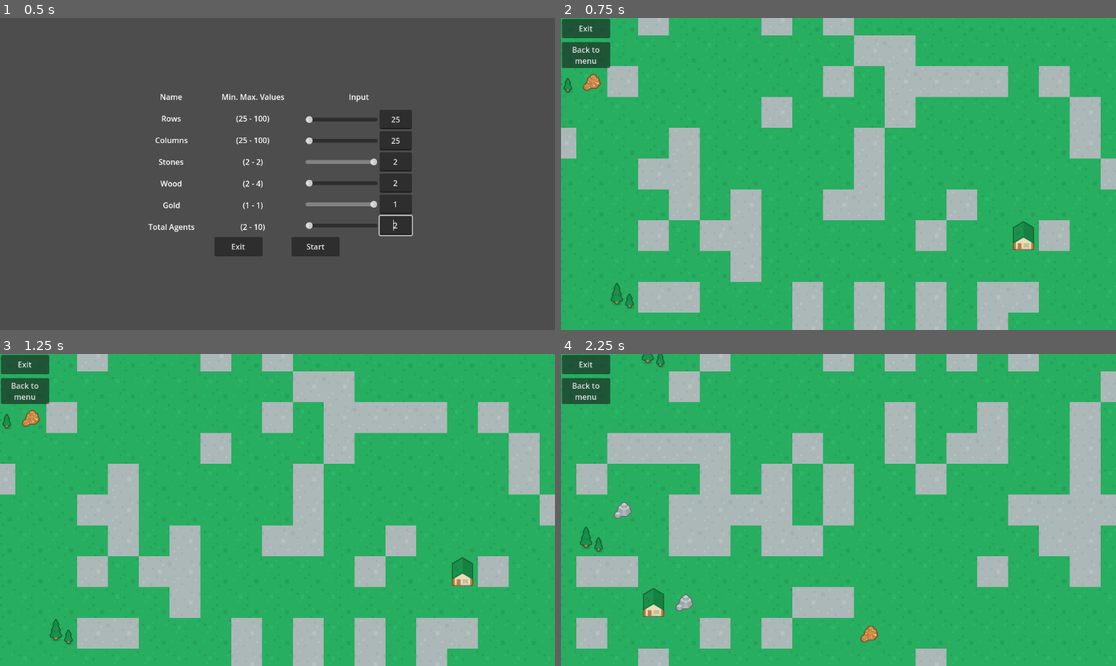
Above: before the commit, frames 1-4 (two rows, left to right).
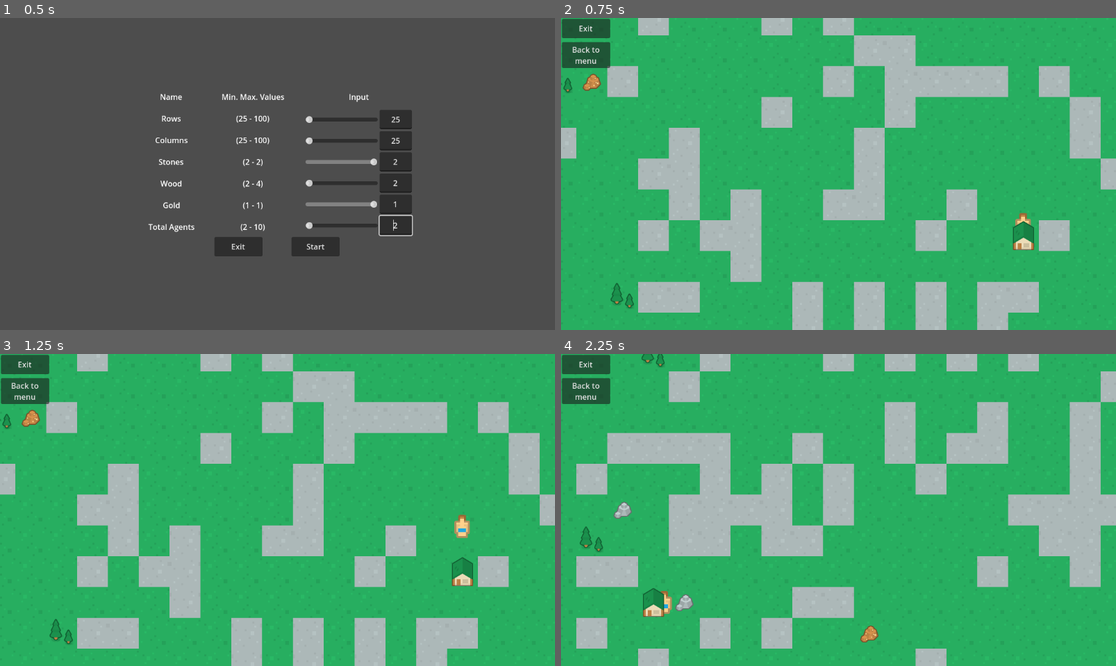
Above: after the commit, the same moments.

Repository: ApostolisSiampanis/intelligent-agents
Game: Godot game, scene res://scenes/input_screen.tscn
Same seed, same stepped clock (60 frames per second), same inputs: the game is played once before the commit and once after it.
Inputs:
- Up to frame 1 (0.5 s): no input
- Up to frame 2 (0.75 s): click "Start" at 0.5 s
- Up to frame 3 (1.25 s): no input
- Up to frame 4 (2.25 s): click "Back to menu" at 1.25 s; click "Start" at 2 s

Frame 1 is identical in both runs. In frame 2, less than 0.1% of the frame differs, in the area x 81-85%, y 62-67%; in frame 3, 0.2%, in the area x 81-85%, y 51-60%; in frame 4, 0.1%.

Commit message:
Update map_generator

Diff:
--- a/scripts/map_generator.gd
+++ b/scripts/map_generator.gd
@@ -61,98 +61,72 @@
 	# Arrays initialization
 	var map : Array
 	var available_rows: Array
-	var obstacles_per_row: Array
-	var obstacles_per_col: Array
 
 	for y in rows:
 		if y >= 1 and y <= rows-2: # first and last row are boundaries
 			available_rows.append(y)
-			obstacles_per_row.append(cols-2) # cols-2 because first and last column are boundaries
 		map.append([])
 		for x in range(1, cols-1):
-			obstacles_per_col.append(rows-2) # rows-2 because first and last row are boundaries
 			map[y].append(x)
 
 	# Tiles placement into the map
-	tiles_placement_into_the_map(map, available_rows, obstacles_per_row, obstacles_per_col)
+	tiles_placement_into_the_map(map, available_rows)
 
-	# TODO: Remove
-	# Code to spawn agent
-	var agent = AGENT.instantiate()
-	agent.position = Vector2(96, 96)
-	agent.set_tile_map(tile_map)
-	add_child(agent)
-
-func tiles_placement_into_the_map(
-	map: Array, available_rows: Array,
-	obstacles_per_row: Array, obstacles_per_col: Array
-) -> void:
+func tiles_placement_into_the_map(map: Array, available_rows: Array) -> void:
 	"""
 
 	"""
-	add_foreground_tile(map, available_rows, village_1_tile_coords,
-						obstacles_per_row, obstacles_per_col) # village 1 placement
-	add_foreground_tile(map, available_rows, village_2_tile_coords,
-						obstacles_per_row, obstacles_per_col) # village 2 placement
+	var village_1 := add_foreground_tile(map, available_rows, village_1_tile_coords) # village 1 placement
+	var village_2 := add_foreground_tile(map, available_rows, village_2_tile_coords) # village 2 placement
+
+	# Code to spawn agent
+	var agent = AGENT.instantiate()
+	var coords := map_to_local(Vector2(village_1.x, village_1.y))
+	agent.position = coords
+	agent.set_tile_map(tile_map)
 
 	for y in rows:
 		for x in cols:
 			add_background_tile(x, y) # background tile placement
 
 			if stone > 0: # stone placement
-				add_foreground_tile(map, available_rows, stone_tile_coords,
-									obstacles_per_row, obstacles_per_col)
+				add_foreground_tile(map, available_rows, stone_tile_coords)
 				stone -= 1
 			if gold > 0: # gold placement
-				add_foreground_tile(map, available_rows, gold_tile_coords,
-									obstacles_per_row, obstacles_per_col)
+				add_foreground_tile(map, available_rows, gold_tile_coords)
 				gold -= 1
 			if wood > 0: # wood placement
-				add_foreground_tile(map, available_rows, wood_tile_coords,
-									obstacles_per_row, obstacles_per_col)
+				add_foreground_tile(map, available_rows, wood_tile_coords)
 				wood -= 1
 			if agents > 0: # agents placement
 				# Todo: Agents placement
 				agents -= 1
 			if obstacles > 0: # obstacles placement
-				add_obstacle_tile(map, available_rows, obstacles_per_row, obstacles_per_col)
+				add_foreground_tile(map, available_rows, obstacle_tile_coords)
 				obstacles -= 1
+	add_child(agent)
 
-func find_foreground_tile_coords(
-	map: Array, available_rows: Array, obstacles_per_row: Array, obstacles_per_col: Array
-) -> Dictionary:
+func add_foreground_tile(map: Array, available_rows: Array,	tile_coords: Dictionary) -> Dictionary:
 	"""
 		- This function randomly adds a foreground tile into the map.
 		- It chooses a random row from available_rows and then a random position
 		  within that row from map.
-		- ...
 		- If the chosen row becomes empty after removing the selected position,
 		  it's also removed from available_rows.
-		- ...
 		- Returns a dictionary containing the x and y coordinates.
 	"""
 	var idx_of_y: int = rng.randi_range(0, len(available_rows)-1)
 	var y: int = available_rows[idx_of_y]
-	obstacles_per_row[idx_of_y] -= 1
 
 	var idx_of_x: int = rng.randi_range(0, len(map[y])-1)
 	var x: int = map[y].pop_at(idx_of_x)
-	obstacles_per_col[idx_of_x] -= 1
 
 	if len(map[y]) == 0:
 		available_rows.pop_at(idx_of_y)
 
-	return {'x': x, 'y': y, 'idx_of_x': idx_of_x, 'idx_of_y': idx_of_y}
+	set_cell(1, Vector2i(x, y), 0, Vector2i(tile_coords.x, tile_coords.y))
 
-func add_foreground_tile(
-	map: Array, available_rows: Array,	tile_coords: Dictionary,
-	obstacles_per_row: Array, obstacles_per_col: Array
-) -> void:
-	"""
-
-	"""
-	var coords := find_foreground_tile_coords(map, available_rows, obstacles_per_row, obstacles_per_col)
-	set_cell(1, Vector2i(coords.x, coords.y), 0, Vector2i(tile_coords.x, tile_coords.y))
+	return {'x': x, 'y': y}
 
 func add_background_tile(x: int, y: int) -> void:
 	"""
@@ -168,33 +142,6 @@
 	else:
 		set_cell(0, Vector2i(x, y),
 				 0, Vector2i(grass_tile_coords.x, grass_tile_coords.y))
-
-func add_obstacle_tile(
-	map: Array, available_rows: Array, obstacles_per_row: Array, obstacles_per_col: Array
-) -> void:
-	"""
-
-	"""
-	var coords: Dictionary
-
-	while true:
-		coords = find_foreground_tile_coords(map, available_rows, obstacles_per_row, obstacles_per_col)
-
-		# Check if obstacle can be placed in the specific coords
-		if obstacles_per_row[coords.idx_of_y] > 0 and obstacles_per_col[coords.idx_of_x] > 0:
-			if (len(map[coords.y]) == 0):
-				obstacles_per_row.pop_at(coords.idx_of_y)
-			break
-
-		# Rollback the steps executed in find_foreground_tile_coords
-		# because if obstacle be placed at coords (x,y), the map will
-		# be splitted in two sections.
-		if len(map[coords.y]) == 0:
-			available_rows.append(coords.y)
-		map[coords.y].append(coords.x)
-
-	set_cell(1, Vector2i(coords.x, coords.y), 0,
-			 Vector2i(obstacle_tile_coords.x, obstacle_tile_coords.y))
 
 
 const tile_size = Vector2i(64,64)
Not shown: 1 places in scenes/map_generator.tscn that only renumber resources
